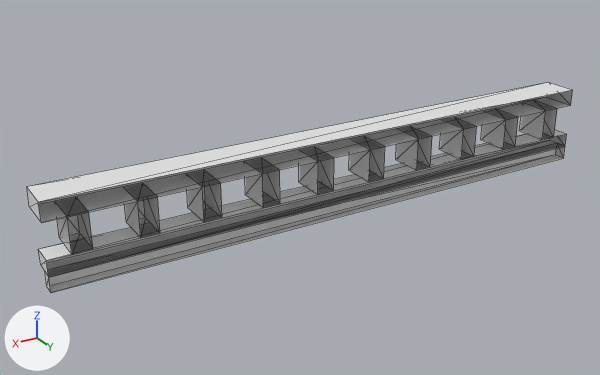
Renders of the glTF model assets/kit/persian/persian_cornice.glb from each side of a commit.
Both versions are drawn from a 50 mm camera at (4.88, 4.14, 5.8) aimed at (2.26, -0.22, 3.62). The axes (+X, +Y, +Z) are drawn at lower left. The lights are the same throughout. The first picture is the older version. Mesh edges are drawn as thin lines. Where no turn or scale is listed for an object, it has been applied to the vertices. Vertices at exactly the same position are counted once.

The older version as bpy lines, for what is in view:
```python
me_persian_cornice__courses = bpy.data.meshes.new('persian_cornice__courses')
me_persian_cornice__courses.from_pydata(...)  # 102 vertices, 130 faces; spans x 0.0..4.0, y -0.24..0.0, z 3.45..4.0
me_persian_cornice__courses.materials.append(mat_persian_brick)  # white #e7e7e7
ob_persian_cornice__courses = bpy.data.objects.new('persian_cornice__courses', me_persian_cornice__courses)
ob_persian_cornice__courses.location = (0.0, 0.0, 0.0)
```
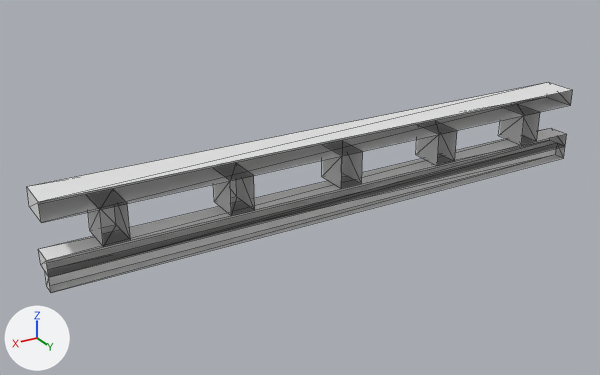
Changed parts and their boxes (x1, y1, x2, y2) in the pictures (600 x 375 px; the box of a moved part takes in the faces that stretch with it):
part 1 of me_persian_cornice__courses, moved or reshaped
    before: (186, 171, 222, 222)
    after: (213, 163, 255, 215)
part 2 of me_persian_cornice__courses, moved or reshaped
    before: (56, 197, 93, 254)
    after: (87, 189, 131, 246)
part 3 of me_persian_cornice__courses, deleted
    before: (245, 158, 280, 207)
part 4 of me_persian_cornice__courses, deleted
    before: (396, 126, 432, 170)
part 5 of me_persian_cornice__courses, deleted
    before: (349, 136, 385, 182)
part 6 of me_persian_cornice__courses, deleted
    before: (124, 183, 160, 238)
part 7 of me_persian_cornice__courses, deleted
    before: (299, 147, 334, 194)
part 8 of me_persian_cornice__courses, moved or reshaped
    before: (439, 100, 557, 160)
    after: (322, 104, 540, 189)

The change in detail:
me_persian_cornice__courses is used by ob_persian_cornice__courses; location (0.0, 0.0, 0.0).
me_persian_cornice__courses had 102 vertices, 130 faces and spanned x 0.0..4.0, y -0.24..0.0, z 3.45..4.0.
me_persian_cornice__courses now has 62 vertices, 80 faces and spans x 0.0..4.0, y -0.24..0.0, z 3.45..4.0.
me_persian_cornice__courses part 1: the loose piece of 8 vertices spanning x 2.94..3.06, y -0.24..0.0, z 3.65..3.88 is scaled about its middle by (1.33, 1, 1), then moved by (-0.2, 0.0, 0.0).
me_persian_cornice__courses part 2: the loose piece of 8 vertices spanning x 3.74..3.86, y -0.24..0.0, z 3.65..3.88 is scaled about its middle by (1.33, 1, 1), then moved by (-0.2, 0.0, 0.0).
me_persian_cornice__courses part 3: the loose piece of 8 vertices spanning x 2.54..2.66, y -0.24..0.0, z 3.65..3.88 is deleted.
me_persian_cornice__courses part 4: the loose piece of 8 vertices spanning x 1.34..1.46, y -0.24..0.0, z 3.65..3.88 is deleted.
me_persian_cornice__courses part 5: the loose piece of 8 vertices spanning x 1.74..1.86, y -0.24..0.0, z 3.65..3.88 is deleted.
me_persian_cornice__courses part 6: the loose piece of 8 vertices spanning x 3.34..3.46, y -0.24..0.0, z 3.65..3.88 is deleted.
me_persian_cornice__courses part 7: the loose piece of 8 vertices spanning x 2.14..2.26, y -0.24..0.0, z 3.65..3.88 is deleted.
Part 8, on me_persian_cornice__courses:
4 vertices are removed from x 1.06, y -0.24..0.0, z 3.65..3.88.
8 faces are deleted.
4 vertices in x 0.14, y -0.24..0.0, z 3.65..3.88 move by (0.18, 0.0, 0.0).
4 vertices in x 0.26, y -0.24..0.0, z 3.65..3.88 move by (0.22, 0.0, 0.0).
4 vertices in x 0.54, y -0.24..0.0, z 3.65..3.88 move by (0.58, 0.0, 0.0).
4 vertices in x 0.66, y -0.24..0.0, z 3.65..3.88 move by (0.62, 0.0, 0.0).
4 vertices in x 0.94, y -0.24..0.0, z 3.65..3.88 move by (0.98, 0.0, 0.0).
4 vertices are added at (2.08, -0.24, 3.65), (2.08, 0.0, 3.65), (2.08, -0.24, 3.88), (2.08, 0.0, 3.88).
8 new faces join them.
